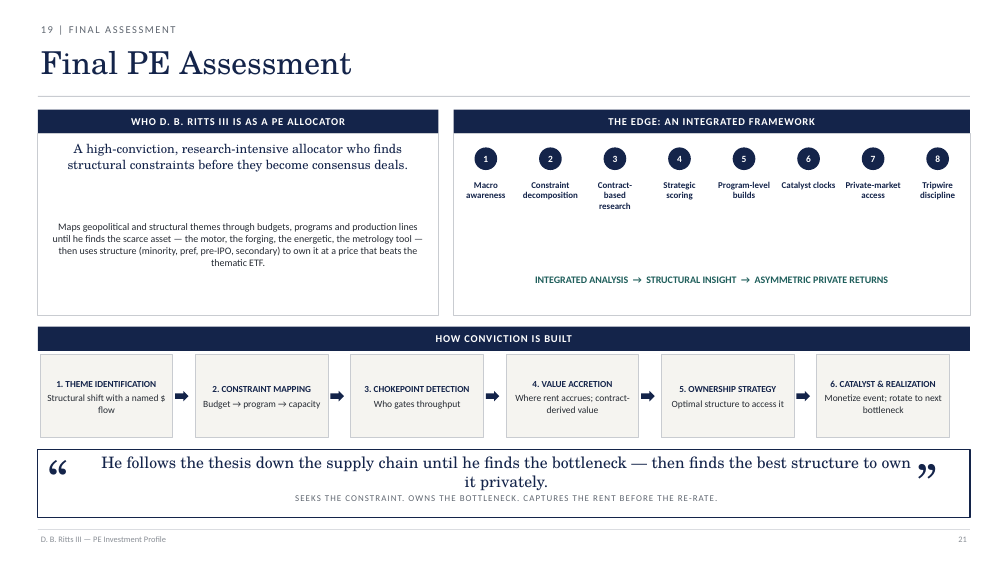
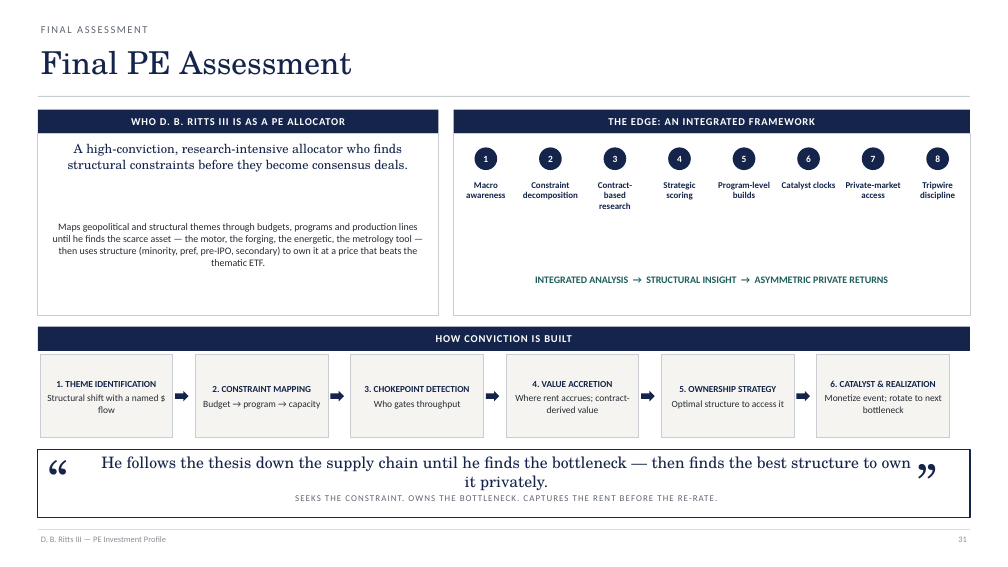
Before and after one commit to GoldmanRacks/Default, a slide deck: slide 31 of guides/D.B._Ritts_III_PE_Investment_Profile.pptx (slide 21 before the commit). Drawn at 1008x567 pixels with LibreOffice and Linux fonts; fonts in the diff are those of the drawing. Boxes give left, top, right and bottom in pixels: in the first picture for what was removed or moved away, otherwise in the second. Text is boxed around its words. In the diff, an @@ line names an element or a change of style, - is before the commit and + after.

```diff
--- a/guides/D.B._Ritts_III_PE_Investment_Profile.pptx
+++ b/guides/D.B._Ritts_III_PE_Investment_Profile.pptx
@@ text at (41,26,147,33): text changed @@
-19 | FINAL ASSESSMENT
+FINAL ASSESSMENT
```
Also in this commit, not shown: 20 other slides changed, 10 slides added, 4 other files.
